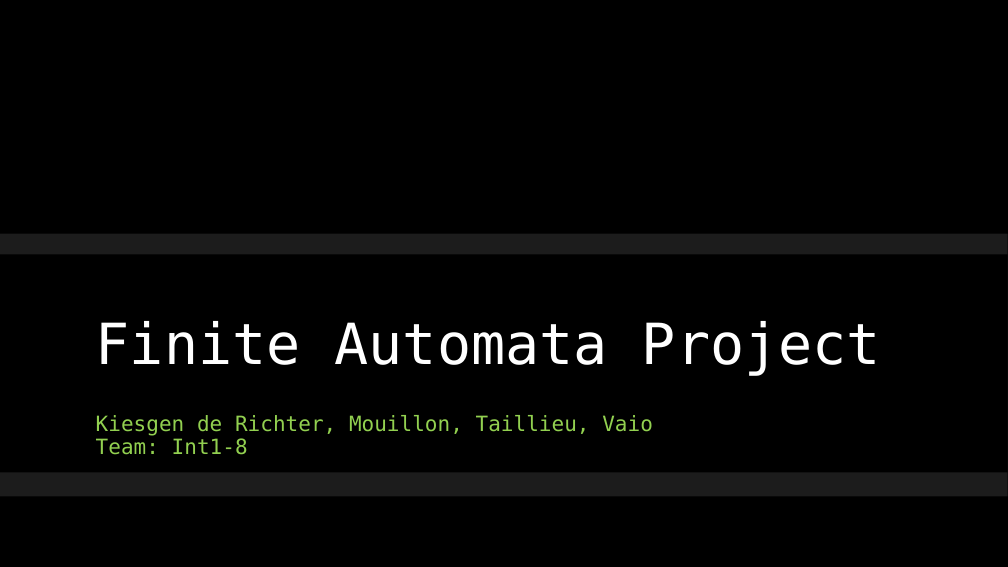
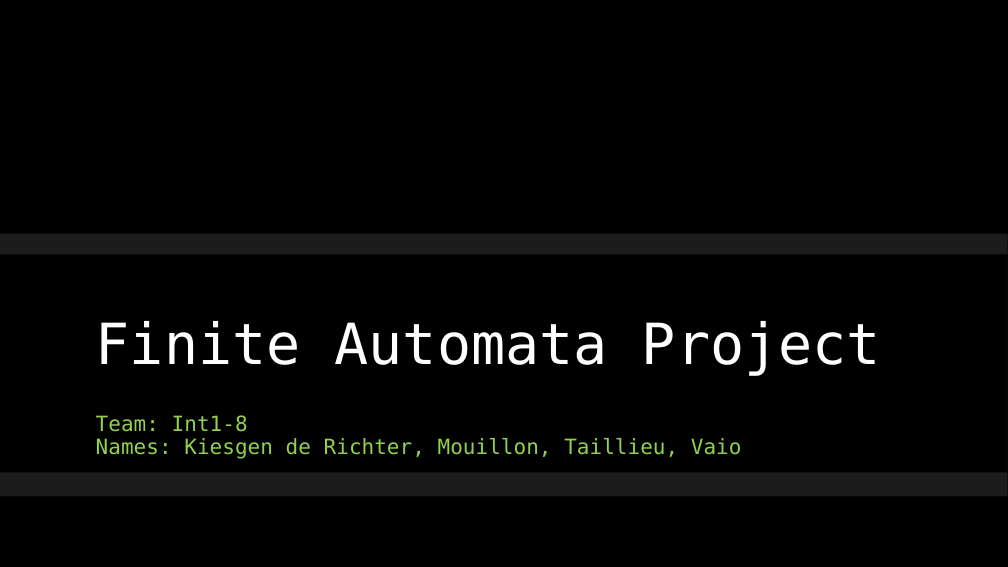
Before and after one commit to Vectypus/Finite-automata, a slide deck: slide 1 of Presentation.pptx. Drawn at 1008x567 pixels with LibreOffice and Linux fonts; fonts in the diff are those of the drawing; background and template pictures are left out. Boxes give left, top, right and bottom in pixels: in the first picture for what was removed or moved away, otherwise in the second. Text is boxed around its words. In the diff, an @@ line names an element or a change of style, - is before the commit and + after.

```diff
--- a/Presentation.pptx
+++ b/Presentation.pptx
@@ subtitle at box(96, 415, 653, 436): paragraph removed @@
-Kiesgen de Richter, Mouillon, Taillieu, Vaio
@@ subtitle at box(96, 438, 742, 459): paragraph added @@
+Names: Kiesgen de Richter, Mouillon, Taillieu, Vaio
```
Also in this commit, not shown: 3 other slides changed, 3 slides added, 5 slides removed, 1 other file.
